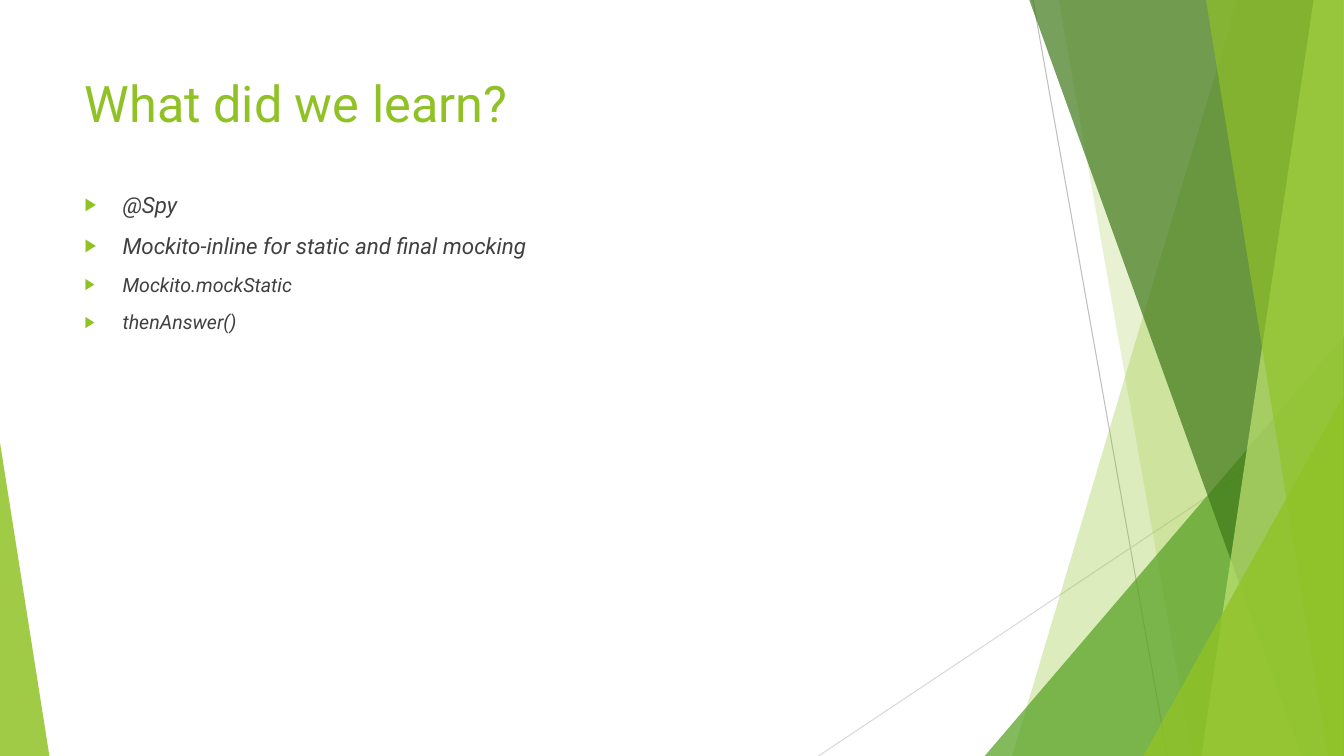
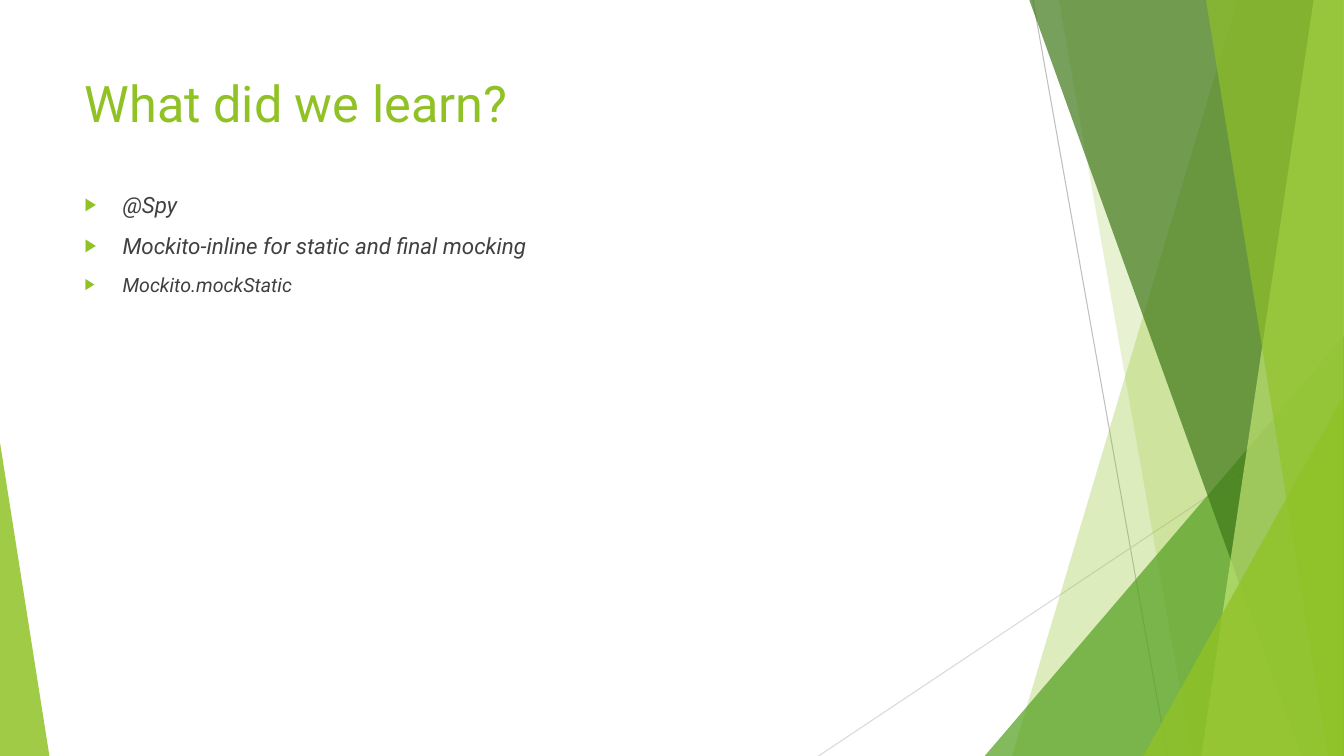
Before and after one commit to MichaelZett/20231123_junit, a slide deck: slide 96 of JUnit_intensiv.pptx (slide 92 before the commit). Drawn at 1344x756 pixels with LibreOffice and Linux fonts; fonts in the diff are those of the drawing. Boxes give left, top, right and bottom in pixels: in the first picture for what was removed or moved away, otherwise in the second. Text is boxed around its words. In the diff, an @@ line names an element or a change of style, - is before the commit and + after.

```diff
--- a/JUnit_intensiv.pptx
+++ b/JUnit_intensiv.pptx
@@ text at (x1=123, y1=313, x2=237, y2=333): paragraph removed @@
-▶ thenAnswer()
```
Also in this commit, not shown: 2 other slides changed, 4 slides added, 26 other files.
